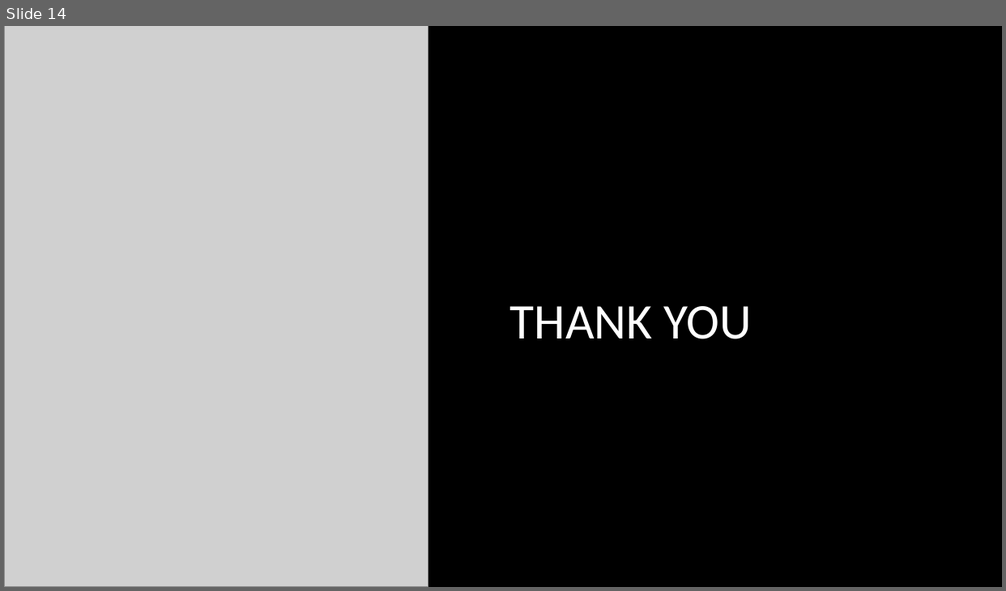
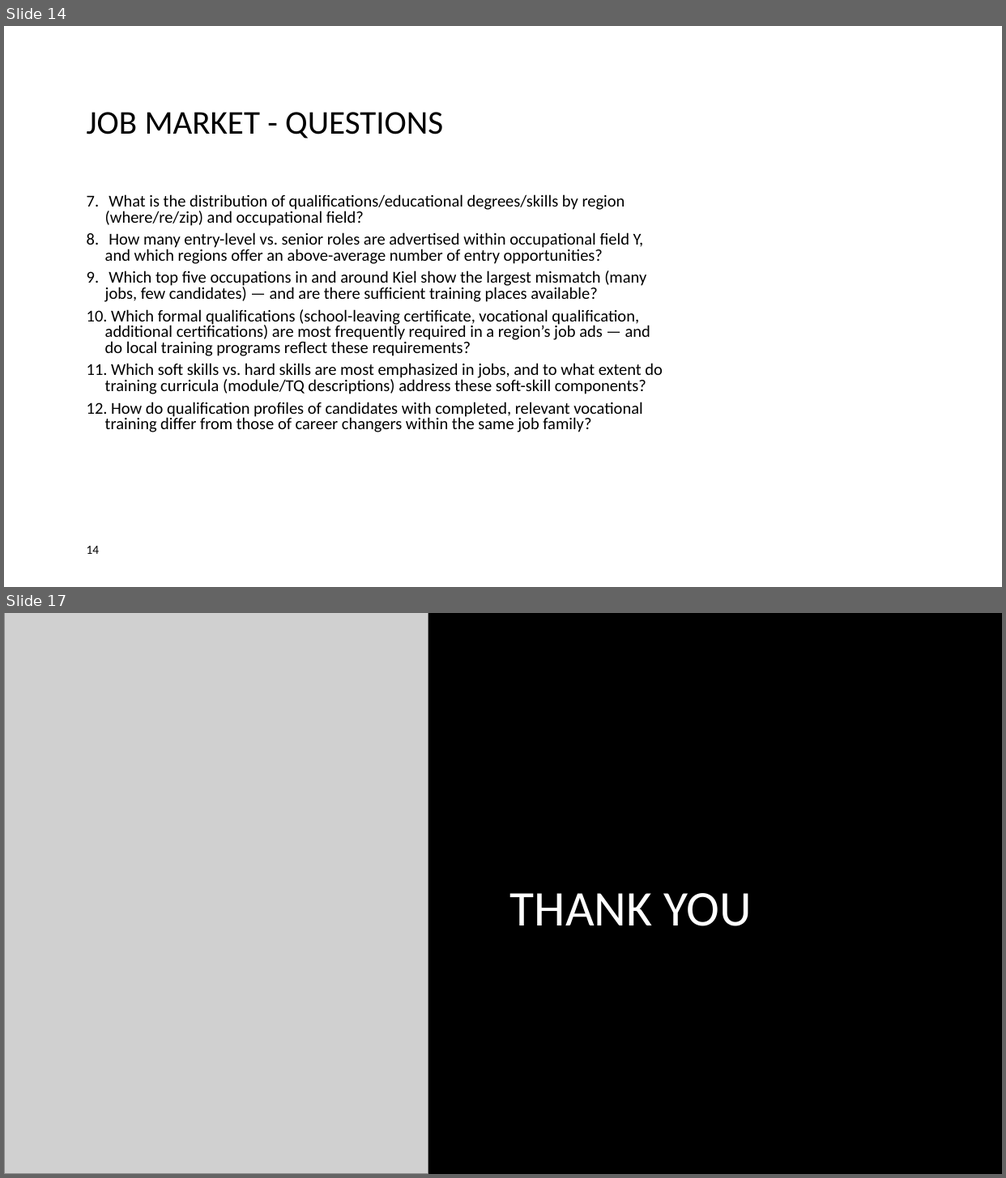
Before and after one commit to lennartklose96/DataScienceProject, a slide deck: Data-Science-Project.pptx. Shown one above the other, each under a label of ours: slide 14 before the commit, slides 14 and 17 after it; the slides between them are not shown. The pictures are 1006x591 and 1006x1178 pixels, drawn with LibreOffice and Linux fonts; fonts in the diff are those of the drawing; grey boxes stand for pictures; background and template pictures are left out. Boxes give left, top, right and bottom in pixels: in the first picture for what was removed or moved away, otherwise in the second. Text is boxed around its words. In the diff, an @@ line names an element or a change of style, - is before the commit and + after.

```diff
--- a/Data-Science-Project.pptx
+++ b/Data-Science-Project.pptx
@@ slide 14 added at [4,26,1002,587], background #FFFFFF @@
@@ title added at [87,112,443,139], 32 pt, text #000000 @@
+JOB MARKET - QUESTIONS
@@ text added at [105,194,663,433], 16 pt, text #000000 @@
+7. What is the distribution of qualifications/educational degrees/skills by region (where/re/zip) and occupational field?
+8. How many entry-level vs. senior roles are advertised within occupational field Y, and which regions offer an above-average number of entry opportunities?
+9. Which top five occupations in and around Kiel show the largest mismatch (many jobs, few candidates) — and are there sufficient training places available?
+10. Which formal qualifications (school-leaving certificate, vocational qualification, additional certifications) are most frequently required in a region’s job ads — and do local training programs reflect these requirements?
+11. Which soft skills vs. hard skills are most emphasized in jobs, and to what extent do training curricula (module/TQ descriptions) address these soft-skill components?
+12. How do qualification profiles of candidates with completed, relevant vocational training differ from those of career changers within the same job family?
@@ page number added at [87,546,100,554], 12 pt, text #000000 @@
+14
@@ what was slide 14 is now slide 17 @@
```
Also in this commit, not shown: 7 slides changed, 4 other slides added, 2 slides removed.
